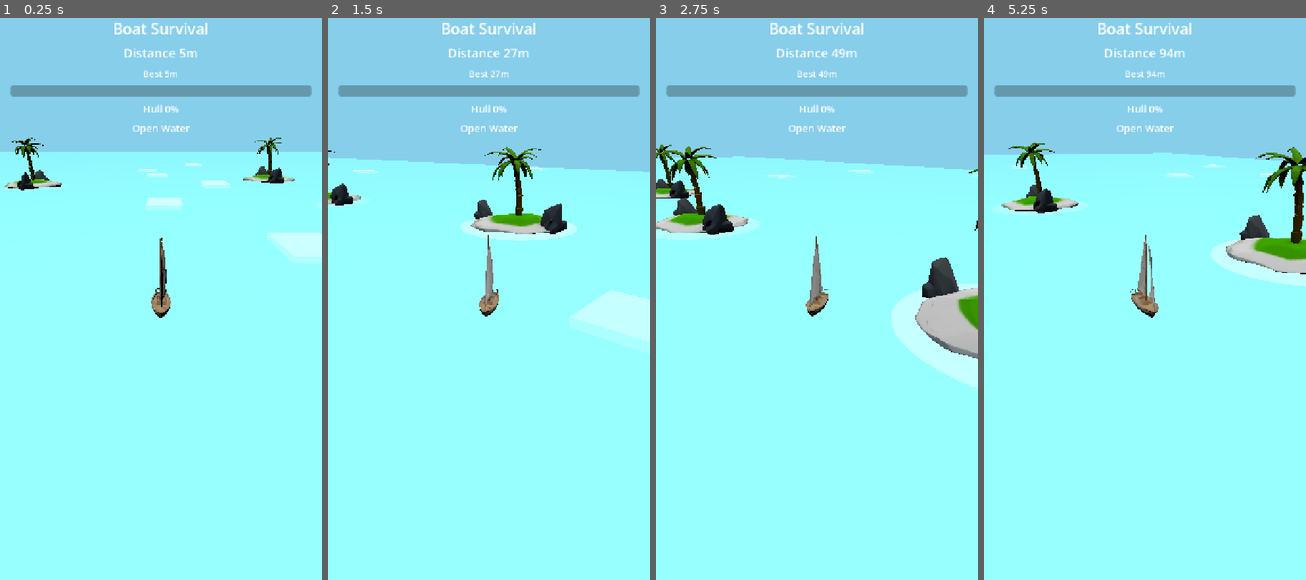
Above: before the commit, frames 1-4 (left to right).
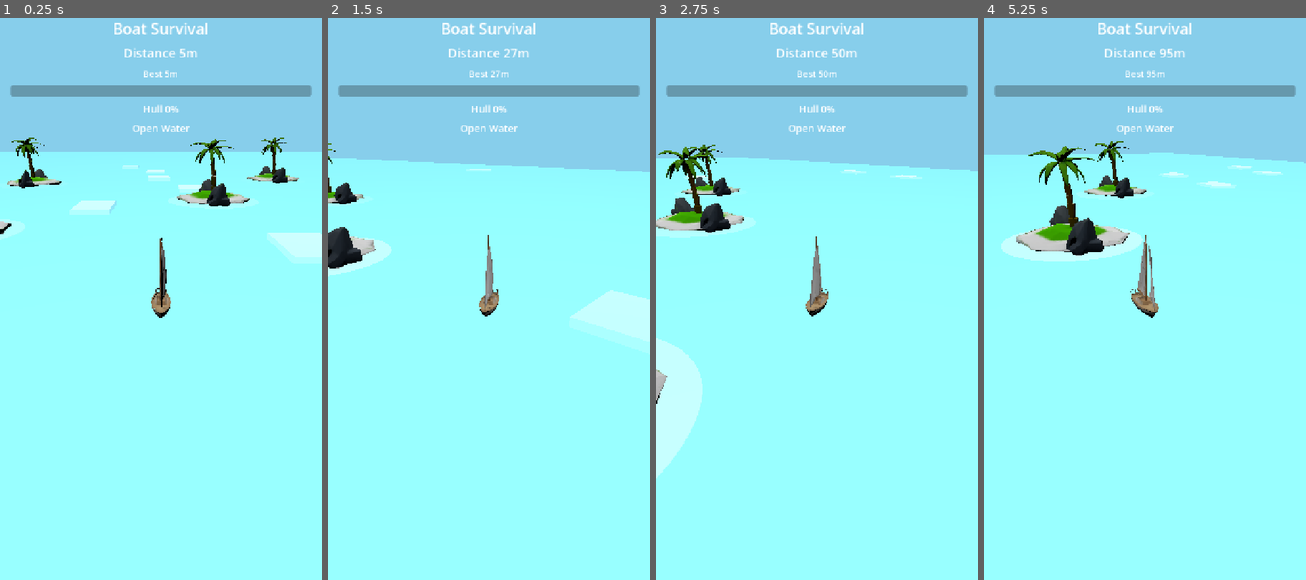
Above: after the commit, the same moments.

Repository: lseyesl/ai_game_board
Game: Godot game, scene res://scenes/main/Main.tscn
Two runs of this game, one before a commit and one after it. Both use one fixed random seed, a clock stepped at 60 frames per second and the inputs below.
Inputs (mouse positions are in pixels of both pictures, inside the frame that each line leads up to):
- Up to frame 1 (0.25 s): no input
- Up to frame 2 (1.5 s): tap Enter (ui_accept) at 0.5, 0.77 s; move the mouse to (559, 265) at 0.52 s; hold Right (ui_right) 0.53-1.28 s; click (559, 265) at 0.67 s; move the mouse to (424, 321) at 1.27 s; hold Left (ui_left) from 1.28 s (still down)
- Up to frame 3 (2.75 s): tap Enter (ui_accept) at 1.52 s; move the mouse to (849, 169) at 2.02 s; release Left (ui_left) at 2.03 s; hold Right (ui_right) from 2.03 s (still down)
- Up to frame 4 (5.25 s): move the mouse to (1128, 405) at 2.77 s; click (1128, 405) at 2.92 s; tap Enter (ui_accept) at 3.02, 3.77, 4.52 s; move the mouse to (1241, 377) at 3.52 s; release Right (ui_right) at 3.53 s; hold Left (ui_left) from 3.53 s (still down); move the mouse to (1048, 209) at 4.27 s; move the mouse to (1161, 293) at 5.02 s; click (1161, 293) at 5.17 s

The runs differ from the first frame. In frame 1, 2.6% of the frame differs, in the area x 0-93%, y 21-40%; in frame 2, 3.4%; in frame 3, 8.7%, in the area x 0-100%, y 5-82%; in frame 4, 7.6%.

Commit message:
feat: add drift_speed to WaveProfile
Ultraworked with [Sisyphus](https://github.com/code-yeongyu/oh-my-openagent)

Co-authored-by: Sisyphus <clio-agent@sisyphuslabs.ai>

Diff:
--- a/scripts/waves/wave_profile.gd
+++ b/scripts/waves/wave_profile.gd
@@ -4,6 +4,7 @@
 var turn_push: float = 0.0
 var lift_force: float = 0.0
 var damage_risk: float = 0.0
+var drift_speed: float = 0.0
 var is_large: bool = false
 
 
@@ -13,6 +14,7 @@
 	profile.lift_force = 0.0
 	profile.damage_risk = 0.0
 	profile.is_large = false
+	profile.drift_speed = randf_range(1.0, 3.0)
 	return profile
 
 
@@ -22,4 +24,5 @@
 	profile.lift_force = 6.0
 	profile.damage_risk = 8.0
 	profile.is_large = true
+	profile.drift_speed = randf_range(2.0, 5.0)
 	return profile
--- a/tests/unit/test_wave_profile.gd
+++ b/tests/unit/test_wave_profile.gd
@@ -5,12 +5,17 @@
 
 func run() -> Array[String]:
 	var failures: Array[String] = []
+	seed(1234)
 	var large_profile = WaveProfileScript.large()
 	if large_profile.damage_risk <= 0.0:
 		failures.append("large wave profile should have positive damage risk")
+	if large_profile.drift_speed < 2.0 or large_profile.drift_speed > 5.0:
+		failures.append("large profile drift_speed should be between 2.0 and 5.0, got %f" % large_profile.drift_speed)
 
 	var small_profile = WaveProfileScript.small()
 	if is_equal_approx(small_profile.turn_push, 0.0):
 		failures.append("small wave profile should apply turn push")
+	if small_profile.drift_speed < 1.0 or small_profile.drift_speed > 3.0:
+		failures.append("small profile drift_speed should be between 1.0 and 3.0, got %f" % small_profile.drift_speed)
 
 	return failures
